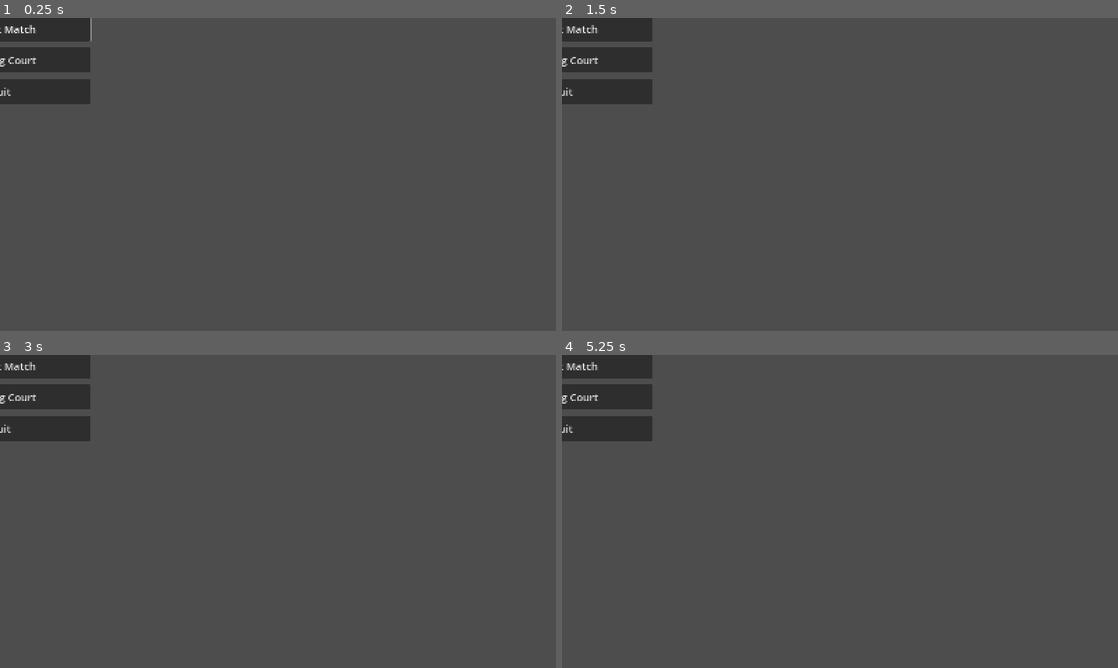
Above: before the commit, frames 1-4 (two rows, left to right).
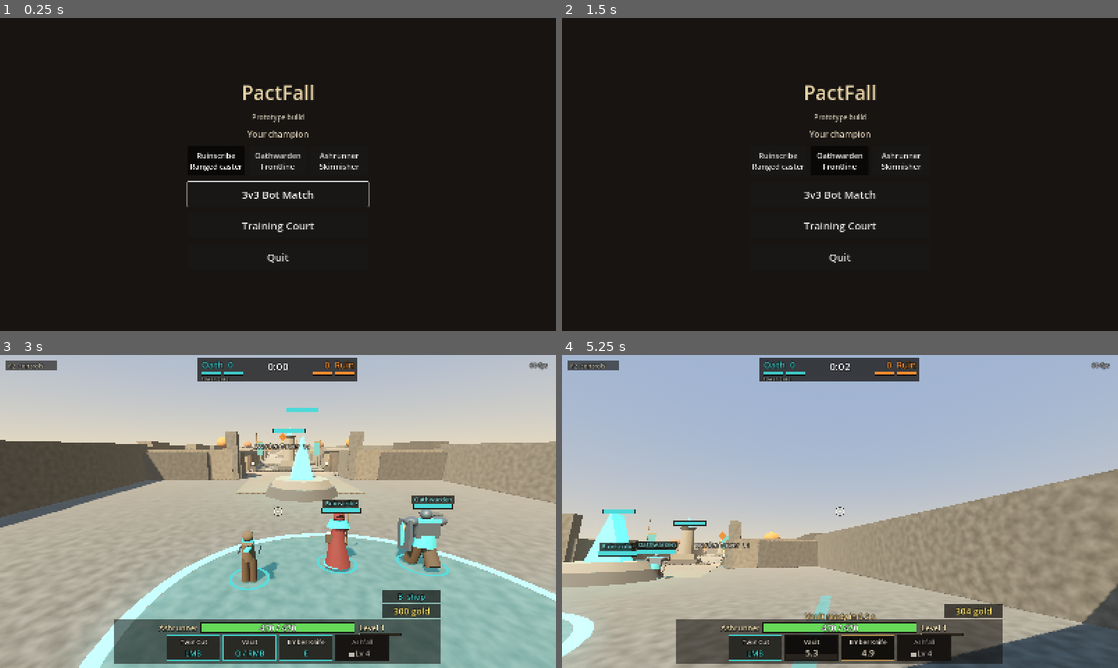
Above: after the commit, the same moments.

Repository: OminaMalum/Oath-and-Ruin
Game: Godot game, scene res://scenes/main.tscn
Two runs of this game, one before a commit and one after it. Both use one fixed random seed, a clock stepped at 60 frames per second and the inputs below.
Inputs (mouse positions are in pixels of both pictures, inside the frame that each line leads up to):
- Up to frame 1 (0.25 s): no input
- Up to frame 2 (1.5 s): click (778, 161) at 0.5 s, where only the run after the commit has a clickable "Ruinscribe Ranged caster"; click (840, 161) at 1.25 s, where only the run after the commit has a clickable "Oathwarden Frontline"
- Up to frame 3 (3 s): click (339, 498) at 2 s, where only the run after the commit has a clickable "Ashrunner Skirmisher"; click (278, 530) at 2.75 s, where only the run after the commit has a clickable "3v3 Bot Match"
- Up to frame 4 (5.25 s): move the mouse to (962, 495) at 3.52 s; hold D (move_right) 3.53-4.28 s; hold Q (ability_1_preview) 3.53-4.28 s; click (962, 495) at 3.67 s; tap B (shop) at 3.77, 4.52 s; move the mouse to (728, 527) at 4.27 s; hold S (move_back) 4.28-5.03 s; right-click (728, 527) at 4.35 s; move the mouse to (895, 442) at 5.02 s; hold D (move_right) from 5.03 s (still down); tap E (ability_2) at 5.1 s

The runs differ from the first frame. In frame 1, 100% of the frame differs, in the area x 0-100%, y 0-100%; in frame 2, 100%; in frame 3, 88%; in frame 4, 91%.

Commit message:
Fix flicker under the towers and center the main menu
The flagstone joint plane's top was level with the lane floor (both at
0.02 m) and z-fought through the gaps between slabs. It now sits 1 cm
higher, slabs and the worn ring go up with it, and every ground decal
(unit rings, tower range ring, telegraphs, previews) is lifted by
Palette.DECAL_LIFT so it shows above the slabs instead of between them.
The menu used set_anchors_preset, which kept zero offsets and left it in
the top left corner; it now fills the window and centers its column.
Title reads PactFall.

Co-Authored-By: Claude Opus 5.5 <noreply@anthropic.com>
Claude-Session: https://claude.ai/code/session_01K9SmUkA29QzEXmf1q4eRcR

Diff:
--- a/scripts/arena/lane_map_builder.gd
+++ b/scripts/arena/lane_map_builder.gd
@@ -183,7 +183,9 @@
 	var tile := 1.5
 	var cols := int((LANE_HALF * 2.0 - 1.0) / tile)
 	var rows := int((z1 - z0) / tile)
-	_deco(BoxMesh.new(), joint, Vector3(0, 0.015, s * (z0 + z1) * 0.5), Vector3(cols * tile, 0.01, rows * tile))
+	# The joint plane's top sits 1 cm above the lane floor (top at 0.02):
+	# level with it, the two faces z-fought and flickered through the gaps.
+	_deco(BoxMesh.new(), joint, Vector3(0, 0.025, s * (z0 + z1) * 0.5), Vector3(cols * tile, 0.01, rows * tile))
 	for i in cols:
 		for j in rows:
 			if rng.randf() < 0.08:
@@ -195,17 +197,17 @@
 			var m: Material = _stone_mats[rng.randi() % 3]
 			if rng.randf() < 0.12:
 				m = dark  # a scorched or wet slab
-			_deco(BoxMesh.new(), m, Vector3(x, h * 0.5 + 0.02, s * z), Vector3(tile - gap, h, tile - gap),
+			_deco(BoxMesh.new(), m, Vector3(x, h * 0.5 + 0.03, s * z), Vector3(tile - gap, h, tile - gap),
 				Vector3(0, rng.randf_range(-1.5, 1.5), 0))
 	# A worn ring round the tower foot and a cracked line across the lane.
 	var ring := TorusMesh.new()
 	ring.inner_radius = 3.2
 	ring.outer_radius = 3.5
 	ring.rings = 48
-	_deco(ring, dark, Vector3(0, 0.07, s * TOWER_Z), Vector3(1, 0.08, 1))
+	_deco(ring, dark, Vector3(0, 0.085, s * TOWER_Z), Vector3(1, 0.04, 1))  # just above the tallest slab
 	for k in 5:
 		var zc := z0 + rng.randf_range(1.0, z1 - z0 - 1.0)
-		_deco(BoxMesh.new(), joint, Vector3(rng.randf_range(-3.0, 3.0), 0.075, s * zc), Vector3(rng.randf_range(2.0, 5.0), 0.01, 0.06),
+		_deco(BoxMesh.new(), joint, Vector3(rng.randf_range(-3.0, 3.0), 0.085, s * zc), Vector3(rng.randf_range(2.0, 5.0), 0.01, 0.06),
 			Vector3(0, rng.randf_range(-25.0, 25.0), 0))
 	for side: float in [-1.0, 1.0]:
 		var xw: float = side * (LANE_HALF + 0.5)  # lane wall face is at 7.0; cap sits on the wall top
--- a/scripts/ui/main_menu.gd
+++ b/scripts/ui/main_menu.gd
@@ -6,25 +6,28 @@
 
 
 func _ready() -> void:
-	set_anchors_preset(Control.PRESET_FULL_RECT)
+	# Anchors and offsets together: set_anchors_preset alone kept the zero
+	# offsets, so the menu sat in the top left corner at any window size.
+	set_anchors_and_offsets_preset(Control.PRESET_FULL_RECT)
 	var bg := ColorRect.new()
 	bg.color = Color(0.09, 0.08, 0.07)
-	bg.set_anchors_preset(Control.PRESET_FULL_RECT)
+	bg.set_anchors_and_offsets_preset(Control.PRESET_FULL_RECT)
 	add_child(bg)
+	var center := CenterContainer.new()
+	center.set_anchors_and_offsets_preset(Control.PRESET_FULL_RECT)
+	add_child(center)
 	var box := VBoxContainer.new()
-	box.set_anchors_preset(Control.PRESET_CENTER)
 	box.add_theme_constant_override("separation", 18)
 	box.custom_minimum_size = Vector2(520, 0)
-	box.position = Vector2(-260, -300)
-	add_child(box)
+	center.add_child(box)
 	var title := Label.new()
-	title.text = "Oath & Ruin"
+	title.text = "PactFall"
 	title.horizontal_alignment = HORIZONTAL_ALIGNMENT_CENTER
 	title.add_theme_font_size_override("font_size", 56)
 	title.add_theme_color_override("font_color", Color(0.92, 0.84, 0.66))
 	box.add_child(title)
 	var sub := Label.new()
-	sub.text = "Working title. Prototype build."
+	sub.text = "Prototype build"
 	sub.horizontal_alignment = HORIZONTAL_ALIGNMENT_CENTER
 	sub.add_theme_font_size_override("font_size", 20)
 	sub.add_theme_color_override("font_color", Color(0.75, 0.72, 0.65))
--- a/scripts/view/palette.gd
+++ b/scripts/view/palette.gd
@@ -18,6 +18,10 @@
 const AMBER := Color(1.0, 0.62, 0.20)
 ## Gold counter and gold popups: a pale yellow, kept apart from the enemy amber.
 const GOLD := Color(1.0, 0.9, 0.42)
+## Height every ground decal (rings, telegraphs, swings) is lifted by, so it
+## sits above the flagstones near the towers (slab tops reach 0.08 m) instead
+## of flickering in and out between them.
+const DECAL_LIFT := 0.08
 
 ## Team colours for telegraphs and bars: allies teal, enemies amber.
 ## (Deliberately not a red and blue pair side by side.)
--- a/scripts/view/unit_view.gd
+++ b/scripts/view/unit_view.gd
@@ -188,7 +188,7 @@
 	ring.mesh = tm
 	ring.material_override = Palette.ground_decal(Palette.team_color(unit.team), 0.7)
 	ring.scale = Vector3(1, 0.05, 1)
-	ring.position = Vector3(0, 0.03, 0)
+	ring.position = Vector3(0, 0.03 + Palette.DECAL_LIFT, 0)
 	ring.cast_shadow = GeometryInstance3D.SHADOW_CASTING_SETTING_OFF
 	add_child(ring)
 
@@ -343,7 +343,7 @@
 	t.ring_segments = 4
 	ring.mesh = t
 	ring.scale = Vector3(1, 0.05, 1)
-	ring.position.y = 0.03
+	ring.position.y = 0.03 + Palette.DECAL_LIFT
 	ring.material_override = Palette.ground_decal(col, 0.35)
 	ring.cast_shadow = GeometryInstance3D.SHADOW_CASTING_SETTING_OFF
 	ring.name = "RangeRing"
--- a/scripts/view/world_view.gd
+++ b/scripts/view/world_view.gd
@@ -153,7 +153,7 @@
 	n.add_child(edge)
 	n.add_child(inner)
 	add_child(n)
-	n.global_position = ar.center + Vector3(0, 0.03, 0)
+	n.global_position = ar.center + Vector3(0, 0.03 + Palette.DECAL_LIFT, 0)
 	fill.scale = Vector3(0.01, 1, 0.01)
 	_areas[ar] = n
 
@@ -180,7 +180,7 @@
 	dome.scale = Vector3(1, 0.45, 1)
 	n.add_child(dome)
 	add_child(n)
-	n.global_position = ar.center + Vector3(0, 0.03, 0)
+	n.global_position = ar.center + Vector3(0, 0.03 + Palette.DECAL_LIFT, 0)
 	_areas[ar] = n
 
 
@@ -276,7 +276,7 @@
 		add_child(_preview)
 	_preview.visible = true
 	var p := viewer.clamp_target(a, hc.rig.get_aim_point(viewer))
-	_preview.global_position = Vector3(p.x, 0.05, p.z)
+	_preview.global_position = Vector3(p.x, 0.05 + Palette.DECAL_LIFT, p.z)
 
 
 ## Windup telegraphs: a lane on the ground for projectiles, a circle for
@@ -297,16 +297,16 @@
 			_tells[u] = tell
 		tell.visible = true
 		if a.delivery == AbilityDef.Delivery.MELEE_ARC:
-			tell.global_position = u.get_global_transform_interpolated().origin + Vector3(0, 0.04, 0)
+			tell.global_position = u.get_global_transform_interpolated().origin + Vector3(0, 0.04 + Palette.DECAL_LIFT, 0)
 			tell.rotation.y = u.aim_yaw
 		elif a.delivery == AbilityDef.Delivery.PROJECTILE or a.delivery == AbilityDef.Delivery.DASH:
 			var from := u.get_global_transform_interpolated().origin
 			var flat := Vector3(u.cast_target.x - from.x, 0, u.cast_target.z - from.z)
 			if flat.length() > 0.01:
-				tell.global_position = from + Vector3(0, 0.04, 0)
+				tell.global_position = from + Vector3(0, 0.04 + Palette.DECAL_LIFT, 0)
 				tell.look_at(tell.global_position + flat, Vector3.UP)
 		else:
-			tell.global_position = Vector3(u.cast_target.x, 0.04, u.cast_target.z)
+			tell.global_position = Vector3(u.cast_target.x, 0.04 + Palette.DECAL_LIFT, u.cast_target.z)
 
 
 ## Stun marker: a slow ring of small lights over a stunned unit's head.
@@ -366,7 +366,7 @@
 	var m := Palette.ground_decal(caster.def.accent_color, 0.7)
 	var mi := _sector(a.range, a.arc_degrees, m)
 	add_child(mi)
-	mi.global_position = caster.global_position + Vector3(0, 0.06, 0)
+	mi.global_position = caster.global_position + Vector3(0, 0.06 + Palette.DECAL_LIFT, 0)
 	mi.rotation.y = caster.aim_yaw
 	_effects.append({"node": mi, "mat": m, "t": 0.0, "life": 0.2, "size": -1.0})
 
